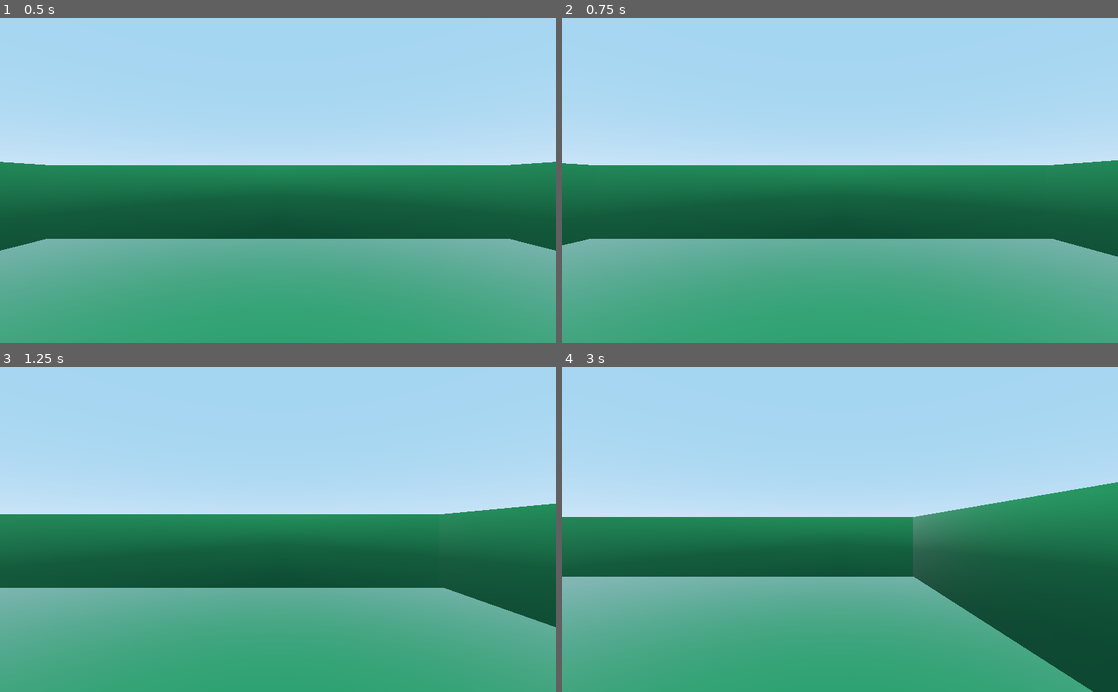
Above: before the commit, frames 1-4 (two rows, left to right).
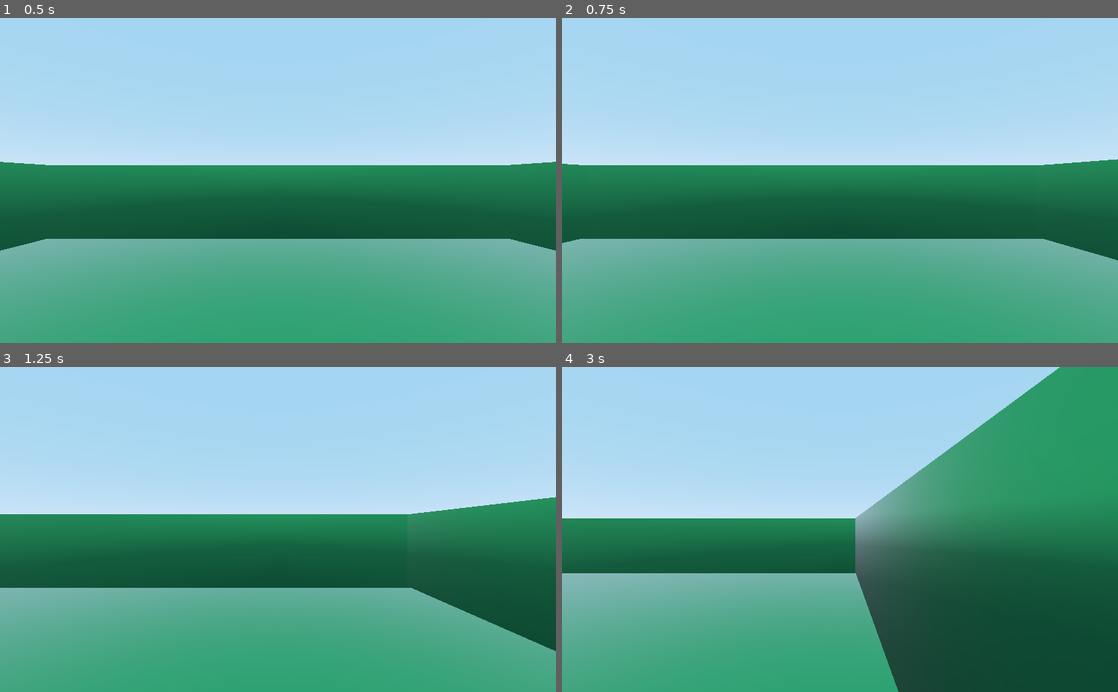
Above: after the commit, the same moments.

Repository: bigdavisc/ProjectTesseract
Game: Godot game, scene res://World.tscn
Two runs of this game, one before a commit and one after it. Both use one fixed random seed, a clock stepped at 60 frames per second and the inputs below.
Inputs:
- Up to frame 1 (0.5 s): no input
- Up to frame 2 (0.75 s): tap Enter at 0.5 s; hold D (strafe_right) from 0.53 s (still down)
- Up to frame 3 (1.25 s): keep holding D (strafe_right)
- Up to frame 4 (3 s): release D (strafe_right) at 1.28 s; hold S (move_backward) 1.28-2.03 s; hold D (strafe_right) 2.03-2.78 s; hold W (move_forward) from 2.78 s (still down)

Frame 1 is identical in both runs. In frame 2, 0.2% of the frame differs, in the area x 0-100%, y 43-75%; in frame 3, 1.7%; in frame 4, 22%, in the area x 0-100%, y 0-100%.

Commit message:
Normalized player movement

Diff:
--- a/Player.gd
+++ b/Player.gd
@@ -1,26 +1,21 @@
 extends KinematicBody
 
-# Declare member variables here. Examples:
-# var a = 2
-# var b = "text"
-var forward_vec = Vector3(1,0,0)
-var right_vec = Vector3(0,0,1)
-var player_speed = 4
-# Called when the node enters the scene tree for the first time.
+var forward_vec = Vector3(1, 0, 0)
+var right_vec = Vector3(0, 0, 1)
+var movement = Vector3()
+var player_speed = 6
+
 func _ready():
 	pass
 
 func _physics_process(delta):
+	movement = Vector3()
 	if(Input.is_action_pressed("move_forward")):
-		translate(forward_vec*player_speed*delta)
+		movement += forward_vec
 	if(Input.is_action_pressed("move_backward")):
-		translate(-forward_vec*player_speed*delta)
+		movement -= forward_vec
+	if(Input.is_action_pressed("strafe_right")):
+		movement += right_vec
 	if(Input.is_action_pressed("strafe_left")):
-		translate(-right_vec*player_speed*delta)
-	if(Input.is_action_pressed("strafe_right")):
-		translate(right_vec*player_speed*delta)
-
-
-# Called every frame. 'delta' is the elapsed time since the previous frame.
-#func _process(delta):
-#	pass
+		movement -= right_vec
+	translate(movement.normalized() * player_speed * delta)
--- a/project.godot
+++ b/project.godot
@@ -21,38 +21,22 @@
 
 [input]
 
-ui_left={
-"deadzone": 0.5,
-"events": [ Object(InputEventKey,"resource_local_to_scene":false,"resource_name":"","device":0,"alt":false,"shift":false,"control":false,"meta":false,"command":false,"pressed":false,"scancode":16777231,"unicode":0,"echo":false,"script":null)
-, Object(InputEventJoypadButton,"resource_local_to_scene":false,"resource_name":"","device":0,"button_index":14,"pressure":0.0,"pressed":false,"script":null)
-, Object(InputEventKey,"resource_local_to_scene":false,"resource_name":"","device":0,"alt":false,"shift":false,"control":false,"meta":false,"command":false,"pressed":false,"scancode":65,"unicode":0,"echo":false,"script":null)
- ]
-}
-ui_right={
-"deadzone": 0.5,
-"events": [ Object(InputEventKey,"resource_local_to_scene":false,"resource_name":"","device":0,"alt":false,"shift":false,"control":false,"meta":false,"command":false,"pressed":false,"scancode":16777233,"unicode":0,"echo":false,"script":null)
-, Object(InputEventJoypadButton,"resource_local_to_scene":false,"resource_name":"","device":0,"button_index":15,"pressure":0.0,"pressed":false,"script":null)
-, Object(InputEventKey,"resource_local_to_scene":false,"resource_name":"","device":0,"alt":false,"shift":false,"control":false,"meta":false,"command":false,"pressed":false,"scancode":68,"unicode":0,"echo":false,"script":null)
- ]
-}
-ui_up={
-"deadzone": 0.5,
-"events": [ Object(InputEventKey,"resource_local_to_scene":false,"resource_name":"","device":0,"alt":false,"shift":false,"control":false,"meta":false,"command":false,"pressed":false,"scancode":16777232,"unicode":0,"echo":false,"script":null)
-, Object(InputEventJoypadButton,"resource_local_to_scene":false,"resource_name":"","device":0,"button_index":12,"pressure":0.0,"pressed":false,"script":null)
-, Object(InputEventKey,"resource_local_to_scene":false,"resource_name":"","device":0,"alt":false,"shift":false,"control":false,"meta":false,"command":false,"pressed":false,"scancode":87,"unicode":0,"echo":false,"script":null)
- ]
-}
-ui_down={
-"deadzone": 0.5,
-"events": [ Object(InputEventKey,"resource_local_to_scene":false,"resource_name":"","device":0,"alt":false,"shift":false,"control":false,"meta":false,"command":false,"pressed":false,"scancode":16777234,"unicode":0,"echo":false,"script":null)
-, Object(InputEventJoypadButton,"resource_local_to_scene":false,"resource_name":"","device":0,"button_index":13,"pressure":0.0,"pressed":false,"script":null)
-, Object(InputEventKey,"resource_local_to_scene":false,"resource_name":"","device":0,"alt":false,"shift":false,"control":false,"meta":false,"command":false,"pressed":false,"scancode":83,"unicode":0,"echo":false,"script":null)
- ]
-}
 move_forward={
 "deadzone": 0.5,
 "events": [ Object(InputEventKey,"resource_local_to_scene":false,"resource_name":"","device":0,"alt":false,"shift":false,"control":false,"meta":false,"command":false,"pressed":false,"scancode":87,"unicode":0,"echo":false,"script":null)
 , Object(InputEventKey,"resource_local_to_scene":false,"resource_name":"","device":0,"alt":false,"shift":false,"control":false,"meta":false,"command":false,"pressed":false,"scancode":16777232,"unicode":0,"echo":false,"script":null)
+ ]
+}
+strafe_right={
+"deadzone": 0.5,
+"events": [ Object(InputEventKey,"resource_local_to_scene":false,"resource_name":"","device":0,"alt":false,"shift":false,"control":false,"meta":false,"command":false,"pressed":false,"scancode":68,"unicode":0,"echo":false,"script":null)
+, Object(InputEventKey,"resource_local_to_scene":false,"resource_name":"","device":0,"alt":false,"shift":false,"control":false,"meta":false,"command":false,"pressed":false,"scancode":16777233,"unicode":0,"echo":false,"script":null)
+ ]
+}
+strafe_left={
+"deadzone": 0.5,
+"events": [ Object(InputEventKey,"resource_local_to_scene":false,"resource_name":"","device":0,"alt":false,"shift":false,"control":false,"meta":false,"command":false,"pressed":false,"scancode":65,"unicode":0,"echo":false,"script":null)
+, Object(InputEventKey,"resource_local_to_scene":false,"resource_name":"","device":0,"alt":false,"shift":false,"control":false,"meta":false,"command":false,"pressed":false,"scancode":16777231,"unicode":0,"echo":false,"script":null)
  ]
 }
 move_backward={
@@ -61,18 +45,6 @@
 , Object(InputEventKey,"resource_local_to_scene":false,"resource_name":"","device":0,"alt":false,"shift":false,"control":false,"meta":false,"command":false,"pressed":false,"scancode":16777234,"unicode":0,"echo":false,"script":null)
  ]
 }
-strafe_left={
-"deadzone": 0.5,
-"events": [ Object(InputEventKey,"resource_local_to_scene":false,"resource_name":"","device":0,"alt":false,"shift":false,"control":false,"meta":false,"command":false,"pressed":false,"scancode":65,"unicode":0,"echo":false,"script":null)
-, Object(InputEventKey,"resource_local_to_scene":false,"resource_name":"","device":0,"alt":false,"shift":false,"control":false,"meta":false,"command":false,"pressed":false,"scancode":16777231,"unicode":0,"echo":false,"script":null)
- ]
-}
-strafe_right={
-"deadzone": 0.5,
-"events": [ Object(InputEventKey,"resource_local_to_scene":false,"resource_name":"","device":0,"alt":false,"shift":false,"control":false,"meta":false,"command":false,"pressed":false,"scancode":68,"unicode":0,"echo":false,"script":null)
-, Object(InputEventKey,"resource_local_to_scene":false,"resource_name":"","device":0,"alt":false,"shift":false,"control":false,"meta":false,"command":false,"pressed":false,"scancode":16777233,"unicode":0,"echo":false,"script":null)
- ]
-}
 
 [rendering]
 
Not shown, changed: README.md
